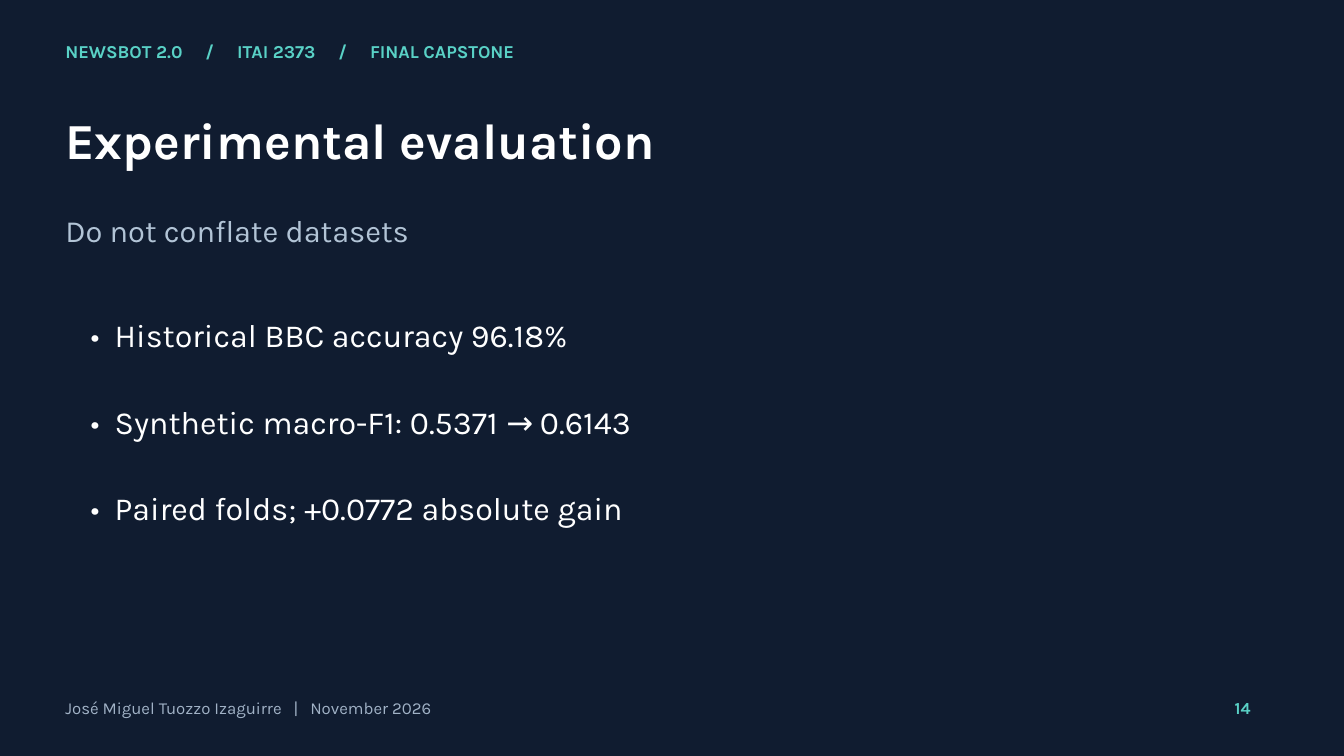
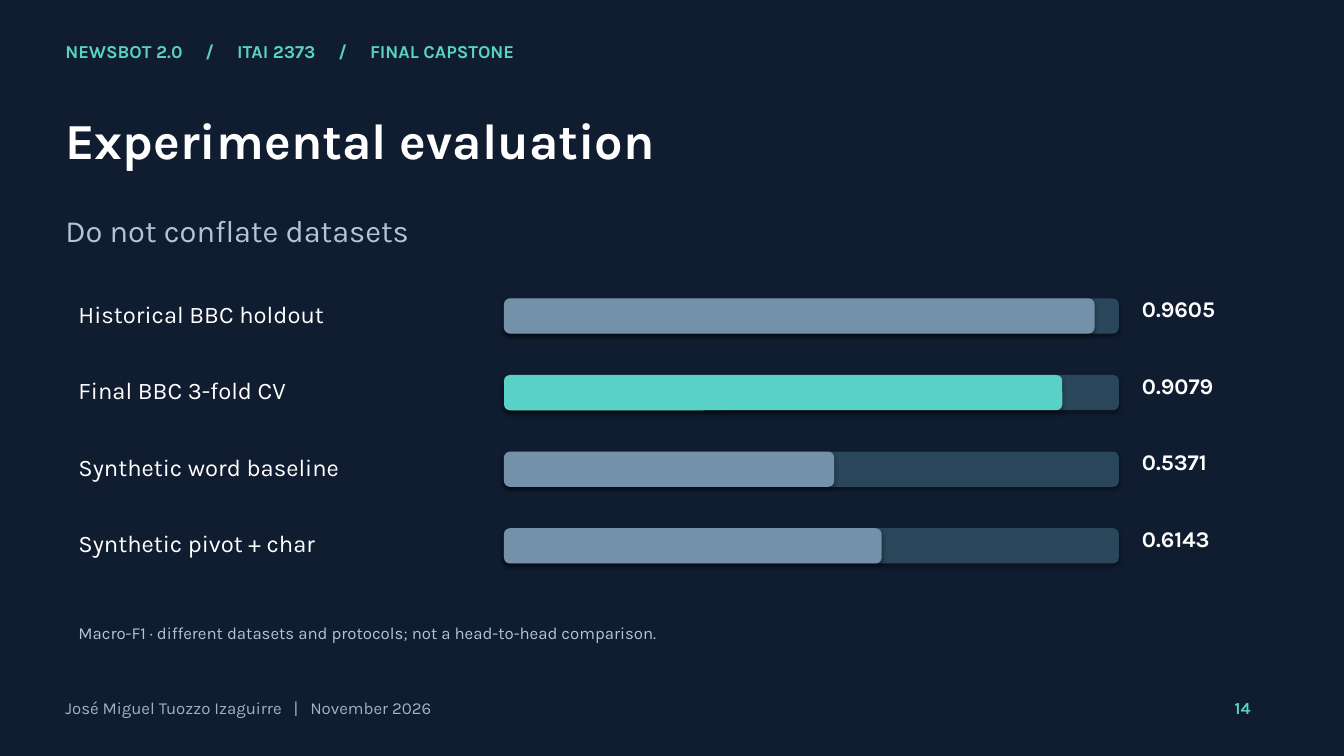
Before and after one commit to jtuozzo1616/Jose-Tuozzo-AI-Portfolio, a slide deck: slide 14 of ITAI2373-NewsBot-Final/reports/presentation.pptx. Drawn at 1344x756 pixels with LibreOffice and Linux fonts; fonts in the diff are those of the drawing. Boxes give left, top, right and bottom in pixels: in the first picture for what was removed or moved away, otherwise in the second. Text is boxed around its words. In the diff, an @@ line names an element or a change of style, - is before the commit and + after.

```diff
--- a/ITAI2373-NewsBot-Final/reports/presentation.pptx
+++ b/ITAI2373-NewsBot-Final/reports/presentation.pptx
@@ rounded rectangle added at (x1=504, y1=298, x2=1119, y2=334), fill #29465B @@
@@ rounded rectangle added at (x1=504, y1=298, x2=1095, y2=334), fill #7392AA @@
@@ text added at (x1=78, y1=306, x2=324, y2=324), 17 pt, text #FFFFFF @@
+Historical BBC holdout
@@ text removed at (x1=115, y1=325, x2=568, y2=355) @@
-• Historical BBC accuracy 96.18%
@@ text added at (x1=1142, y1=302, x2=1215, y2=318), 16 pt, text #FFFFFF, bold @@
+0.9605
@@ text added at (x1=78, y1=382, x2=286, y2=400), 17 pt, text #FFFFFF @@
+Final BBC 3-fold CV
@@ rounded rectangle added at (x1=504, y1=375, x2=1119, y2=410), fill #29465B @@
@@ rounded rectangle added at (x1=504, y1=375, x2=1063, y2=410), fill #59D1C6 @@
@@ text added at (x1=1142, y1=379, x2=1213, y2=395), 16 pt, text #FFFFFF, bold @@
+0.9079
@@ text removed at (x1=115, y1=412, x2=631, y2=442) @@
-• Synthetic macro-F1: 0.5371 → 0.6143
@@ text added at (x1=78, y1=459, x2=339, y2=482), 17 pt, text #FFFFFF @@
+Synthetic word baseline
@@ rounded rectangle added at (x1=504, y1=452, x2=1119, y2=487), fill #29465B @@
@@ rounded rectangle added at (x1=504, y1=452, x2=835, y2=487), fill #7392AA @@
@@ text added at (x1=1142, y1=455, x2=1207, y2=471), 16 pt, text #FFFFFF, bold @@
+0.5371
@@ text removed at (x1=115, y1=498, x2=623, y2=528) @@
-• Paired folds; +0.0772 absolute gain
@@ text added at (x1=78, y1=535, x2=315, y2=558), 17 pt, text #FFFFFF @@
+Synthetic pivot + char
@@ rounded rectangle added at (x1=504, y1=528, x2=1119, y2=564), fill #29465B @@
@@ rounded rectangle added at (x1=504, y1=528, x2=882, y2=564), fill #7392AA @@
@@ text added at (x1=1142, y1=532, x2=1210, y2=548), 16 pt, text #FFFFFF, bold @@
+0.6143
@@ text added at (x1=78, y1=627, x2=656, y2=643), 12 pt, text #B2C4D6 @@
+Macro-F1 · different datasets and protocols; not a head-to-head comparison.
```
Also in this commit, not shown: 17 other slides changed, 33 other files.
